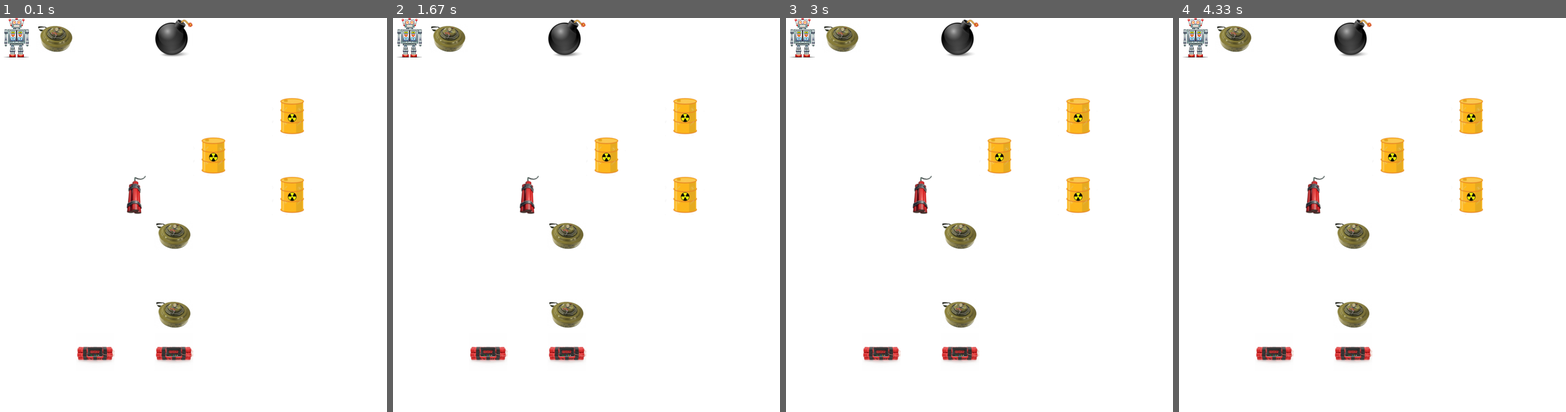
Above: before the commit, frames 1-4 (left to right).
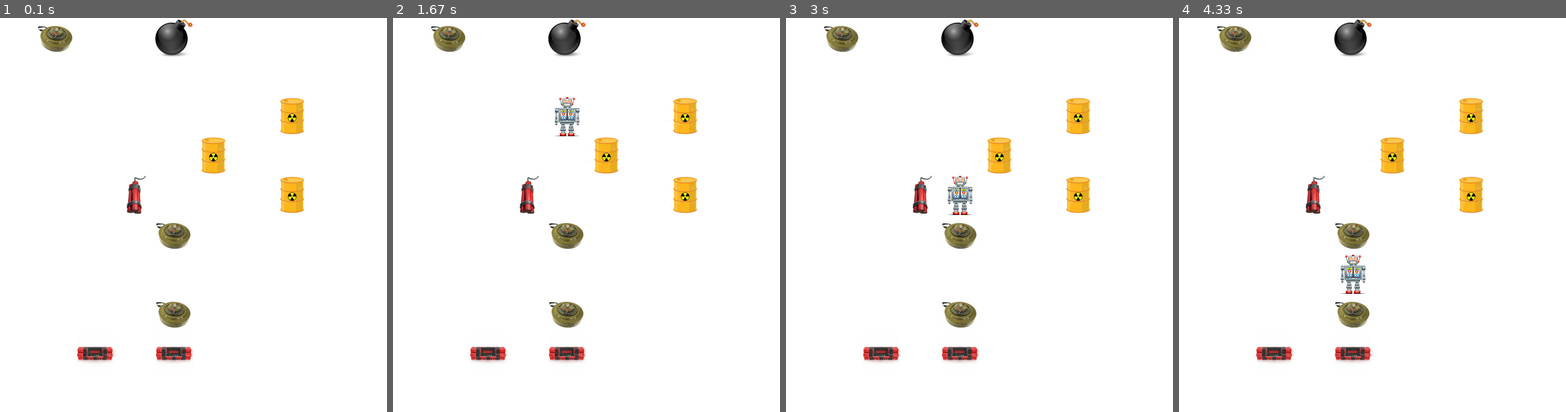
Above: after the commit, the same moments.

Repository: dBanasiak/SZI-SAPER
Game: pygame game, started from mapGeneratorPygame/mapGenerator.py
Two runs of this game, one before a commit and one after it. Both use one fixed random seed, a clock stepped at 60 frames per second and the inputs below.
Inputs:
- Up to frame 1 (0.1 s): no input
- Up to frame 2 (1.67 s): no input
- Up to frame 3 (3 s): no input
- Up to frame 4 (4.33 s): no input

The runs differ from the first frame. In frame 1, 0.4% of the frame differs, in the area x 0-8%, y 0-10%; in frame 2, 0.8%, in the area x 0-49%, y 0-30%; in frame 3, 0.8%; in frame 4, 0.8%.

Commit message:
neural network + matrix + map done

Diff:
--- a/mapGeneratorPygame/mapGenerator.py
+++ b/mapGeneratorPygame/mapGenerator.py
@@ -48,20 +48,27 @@
     for row in mapMatrix:
         for col in row:
             if col == 1:
-                screen.blit(saper, (x, y))
-
+                screen.blit(saper, (x * 64, y * 64))
+                x += 1
+            if x == 10:
+                y += 1
+                x = 0
+        if y == 10 and x == 9:
+            x = 0
+            y = 0
 
     i = 0
     for i in range(10):
         screen.blit(allBombs[i], ((bombProp[i][4]), (bombProp[i][5])))
 
-
     if neuralNetworkStop == False:
         i = 0
         createExamples(bombsPath, exPath)
         for i in range(10):
-            bombType.append(whatBombIsThis(bombProp[i][3], exPath))
-        print('\n', bombType)
+            bombType.append((whatBombIsThis(bombProp[i][3], exPath), bombProp[i][2], bombProp[i][4], bombProp[i][5]))
+            print('Progres skanowania pola minowego: ',10 * len(bombType), '%')
+        for row in bombType:
+            print(row)
         neuralNetworkStop = True
 
     pygame.display.flip()
--- a/neuralNetwork/imagerec.py
+++ b/neuralNetwork/imagerec.py
@@ -16,6 +16,7 @@
             eiar1 = str(eiar.tolist())
             lineToWrite = str(eachNum) + '::' + eiar1 + '\n'
             numberArrayExamples.write(lineToWrite)
+    numberArrayExamples.close()
 
 
 def threshold(imageArray):
